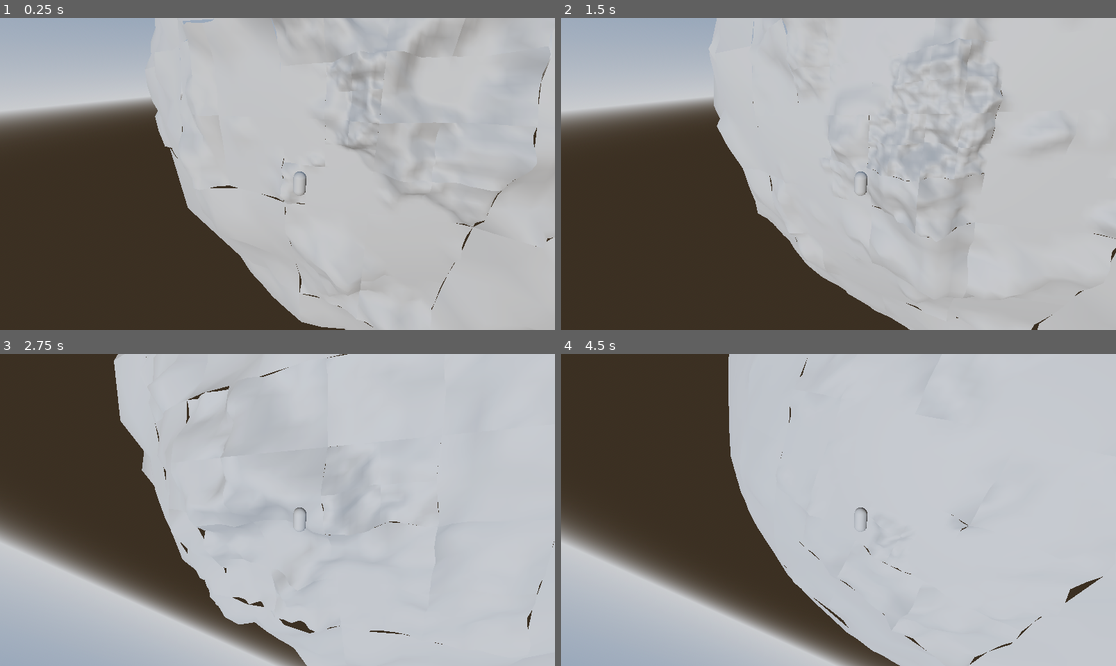
Above: before the commit, frames 1-4 (two rows, left to right).
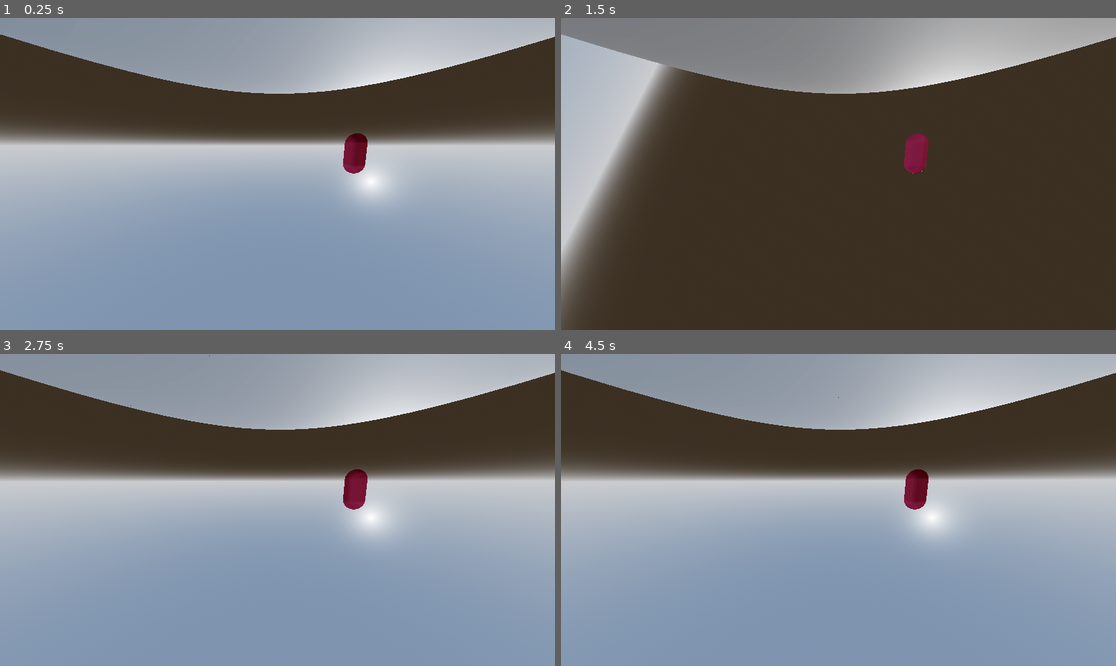
Above: after the commit, the same moments.

Repository: stefsdev/ProcPlanetLOD
Game: Godot game, scene res://game_world.tscn
Same seed, same stepped clock (60 frames per second), same inputs: the game is played once before the commit and once after it. The project has no main scene, so this scene is started directly.
Inputs:
- Up to frame 1 (0.25 s): no input
- Up to frame 2 (1.5 s): tap Enter at 0.5 s; hold D 0.53-1.28 s; hold Shift 0.53-1.28 s; tap Space at 0.77, 1.25 s; hold S from 1.28 s (still down); tap Shift at 1.35 s
- Up to frame 3 (2.75 s): tap Space at 1.52 s; tap Enter at 2 s; release S at 2.03 s; hold D from 2.03 s (still down); hold Shift from 2.03 s (still down)
- Up to frame 4 (4.5 s): tap Space at 2.75, 3.02, 3.77, 4.25 s; release D at 2.78 s; release Shift at 2.78 s; hold W 2.78-3.53 s; tap Shift at 2.85, 4.35 s; tap Enter at 3.5 s; hold Shift 3.53-4.28 s; hold A from 3.53 s (still down)

The runs differ from the first frame. In frame 1, 85% of the frame differs, in the area x 0-100%, y 0-100%; in frame 2, 72%; in frame 3, 79%; in frame 4, 79%.
Error in both runs: Invalid access to property or key 'position' on a base object of type 'Transform3D'. (res://player.gd:10)

Commit message:
fixed lod subdivison problem on face edges

Diff:
--- a/quadtreecubeface/PlanetData.gd
+++ b/quadtreecubeface/PlanetData.gd
@@ -66,4 +66,5 @@
 		level_elevation = level_elevation + 1 / 2.0 * n.amplitude
 		level_elevation = max(0.0, level_elevation - n.min_height) * base_layer_mask
 		elevation += level_elevation
-	return point_on_sphere * radius * (elevation + 1.0)
+	#return point_on_sphere * radius * (elevation + 1.0)
+	return point_on_sphere * radius
--- a/quadtreecubeface/PlanetMeshFace.gd
+++ b/quadtreecubeface/PlanetMeshFace.gd
@@ -30,7 +30,7 @@
 		# Generate a unique identifier for the chunk based on bounds and depth
 		return "%s_%s_%d" % [bounds.position, bounds.size, depth]
 
-	func subdivide(focus_point: Vector3, face_origin: Vector3, axisA: Vector3, axisB: Vector3):
+	func subdivide(focus_point: Vector3, face_origin: Vector3, axisA: Vector3, axisB: Vector3, planet_data : PlanetData):
 		var half_size = bounds.size.x * 0.5
 		var quarter_size = bounds.size.x * 0.25
 		var half_extents = Vector3(half_size, half_size, half_size)
@@ -46,7 +46,8 @@
 			var child_pos_2d = Vector2(bounds.position.x, bounds.position.z) + offset
 			var center_local_3d = face_origin + child_pos_2d.x * axisA + child_pos_2d.y * axisB
 
-			var distance = center_local_3d.distance_to(focus_point)
+			var distance = center_local_3d.normalized().distance_to(focus_point)
+			#var distance = planet_data.point_on_planet(center_local_3d.normalized()).distance_to(focus_point)
 
 
 			if depth < max_chunk_depth and distance < bounds.size.x * 0.65:
@@ -54,7 +55,7 @@
 				var new_child = QuadtreeChunk.new(child_bounds, depth + 1, max_chunk_depth)
 				children.append(new_child)
 
-				new_child.subdivide(focus_point, face_origin, axisA, axisB)
+				new_child.subdivide(focus_point, face_origin, axisA, axisB,planet_data)
 			else:
 				var child_bounds = AABB(Vector3(child_pos_2d.x, 0, child_pos_2d.y) - Vector3(quarter_size, quarter_size, quarter_size), half_extents)
 				var new_child = QuadtreeChunk.new(child_bounds, depth + 1, max_chunk_depth)
@@ -72,7 +73,7 @@
 	var axisA = Vector3(normal.y, normal.z, normal.x).normalized()
 	var axisB = normal.cross(axisA).normalized()
 
-	quadtree.subdivide(focus_point, normal, axisA, axisB)
+	quadtree.subdivide(focus_point, normal, axisA, axisB, planet_data)
 	chunks_list_current = {}
 	visualize_quadtree(quadtree, normal, axisA, axisB, radius, planet_data)
 
--- a/quadtreecubeface/game_world.tscn
+++ b/quadtreecubeface/game_world.tscn
@@ -80,21 +80,28 @@
 [sub_resource type="Resource" id="Resource_e08lw"]
 script = ExtResource("2_ea1x0")
 radius = 67
-lod_focus = Vector3(28.7211, 10.4555, 79.3144)
-max_lod = 5
-resolution = 2
+lod_focus = Vector3(0, 71.0051, 3.008)
+max_lod = 6
+resolution = 3
 planet_noise = [SubResource("Resource_e3xe6"), SubResource("Resource_ik71a"), SubResource("Resource_15365"), SubResource("Resource_554lw")]
 planet_color = SubResource("GradientTexture1D_mcbma")
 metadata/_custom_type_script = "uid://rbpxmchirygj"
 
 [sub_resource type="ArrayMesh" id="ArrayMesh_e3xe6"]
 
+[sub_resource type="StandardMaterial3D" id="StandardMaterial3D_mcbma"]
+albedo_color = Color(0.733173, 0.14124, 0.289682, 1)
+
 [sub_resource type="CapsuleMesh" id="CapsuleMesh_hly68"]
+material = SubResource("StandardMaterial3D_mcbma")
 
 [node name="GameWorld" type="Node3D"]
 
 [node name="WorldEnvironment" type="WorldEnvironment" parent="."]
-environment = SubResource("Environment_ea1x0")
+environment = SubResource("Environment_e7o6u")
+
+[node name="Marker3D" type="Marker3D" parent="."]
+transform = Transform3D(1, 0, 0, 0, 1, 0, 0, 0, 1, -1, 2, 0)
 
 [node name="Planet" type="Node3D" parent="."]
 script = ExtResource("1_bvgre")
@@ -138,22 +145,20 @@
 normal = Vector3(0, 0, 1)
 player = NodePath("../../Player/PlayerVis")
 
-[node name="Marker3D" type="Marker3D" parent="."]
-transform = Transform3D(1, 0, 0, 0, 1, 0, 0, 0, 1, -1, 2, 0)
-
 [node name="Player" type="Node3D" parent="."]
-transform = Transform3D(0.941181, -0.00226319, 0.337896, -0.0417783, 0.991527, 0.123006, -0.335312, -0.129889, 0.933111, 0, 0, 0)
+transform = Transform3D(0.999999, 0, 0, 0, -4.37114e-08, 0.999999, 0, -1, -4.37113e-08, 0, 0, 0)
 script = ExtResource("4_e08lw")
 
 [node name="PlayerVis" type="MeshInstance3D" parent="Player"]
-transform = Transform3D(0.1, 0, 0, 0, 0.1, 0, 0, 0, 0.1, 0, 0, 85)
+transform = Transform3D(0.5, 0, 0, 0, -2.18557e-08, 0.5, 0, -0.5, -2.18557e-08, 0, -3.008, 71.0052)
 mesh = SubResource("CapsuleMesh_hly68")
 skeleton = NodePath("../..")
 
 [node name="Camera3D" type="Camera3D" parent="Player/PlayerVis"]
-transform = Transform3D(9.09236, -1.32088, 3.94769, 0, 9.48324, 3.17305, -4.16281, -2.88505, 8.6225, 4.63092, 5.80729, 14.3047)
+transform = Transform3D(8.33885, -1.05315, 5.41796, 0, 9.81627, 1.90809, -5.51936, -1.59113, 8.18564, 0.822845, 0.397, 8.2973)
+fov = 94.1
 
-[node name="DirectionalLight3D" type="DirectionalLight3D" parent="Player/PlayerVis"]
-transform = Transform3D(10, 0, 0, 0, 10, 0, 0, 0, 10, 0, 0, 0)
+[node name="DirectionalLight3D" type="DirectionalLight3D" parent="Player"]
+transform = Transform3D(1, 0, 0, 0, 0.202565, -0.979269, 0, 0.97927, 0.202566, 0, 0, 31.1733)
 
 [connection signal="moved" from="Player" to="Planet" method="_on_player_moved"]
--- /dev/null
+++ b/quadtreecubeface/test.tscn
@@ -0,0 +1,10 @@
+[gd_scene load_steps=2 format=3 uid="uid://bww6tw8vjp8o6"]
+
+[sub_resource type="SphereMesh" id="SphereMesh_mf4mk"]
+radial_segments = 30
+rings = 17
+
+[node name="Test" type="Node3D"]
+
+[node name="MeshInstance3D" type="MeshInstance3D" parent="."]
+mesh = SubResource("SphereMesh_mf4mk")
Not shown: 2 places in quadtreecubeface/game_world.tscn that only renumber resources
